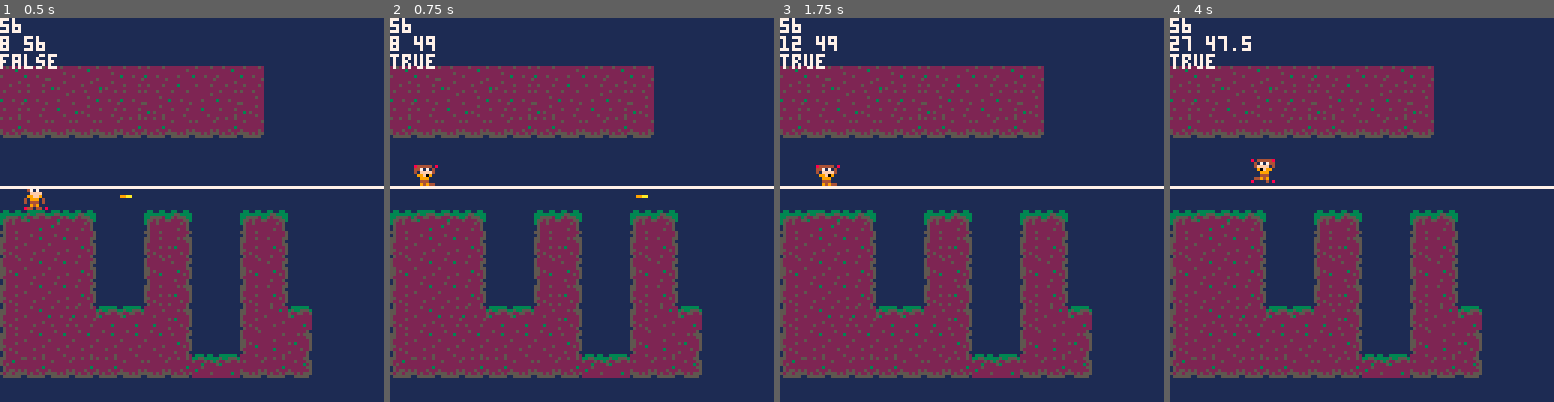
Above: before the commit, frames 1-4 (left to right).
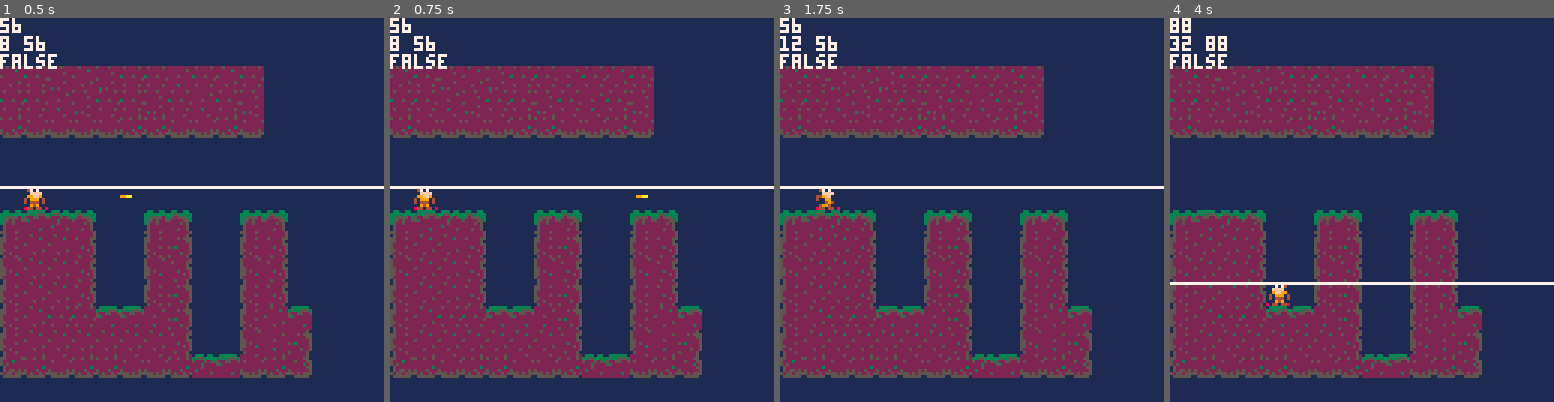
Above: after the commit, the same moments.

Repository: RicoP/picowiese
Game: PICO-8 cartridge mmm.p8
Two runs of this game, one before a commit and one after it. Both use one fixed random seed, a clock stepped at 60 frames per second and the inputs below.
Inputs:
- Up to frame 1 (0.5 s): tap X (X key) at 0.33 s
- Up to frame 2 (0.75 s): tap O (Z key) at 0.7 s
- Up to frame 3 (1.75 s): tap X (X key) at 1.07 s; hold Right from 1.6 s (still down); tap O (Z key) at 1.7 s
- Up to frame 4 (4 s): tap X (X key) at 1.85, 2.97 s; release Right at 2.1 s; tap O (Z key) every 0.4 s from 2.1 to 3.7 s; hold Up 2.15-2.42 s; hold Right 2.47-3.03 s; hold Left 3.08-3.58 s; hold Down 3.63-3.97 s

Frame 1 is identical in both runs. In frame 2, 0.6% of the frame differs, in the area x 0-15%, y 4-50%; in frame 3, 0.6%; in frame 4, 2.4%, in the area x 0-100%, y 0-75%.

Commit message:
Mon Jun 17 21:38:49 CEST 2019

Diff:
--- a/mmm.p8
+++ b/mmm.p8
@@ -121,10 +121,19 @@
 -- movement functions
 
 function apply_hero_falling()
+ p.y += p.jumpvel
+
  if p.y < p.groundlevel then
-  p.y += p.jumpvel
+  p.jumpvel += 0.5
  else
+  p.jumpvel = 0
   p.y = p.groundlevel
+ end
+end
+
+function apply_hero_jumping2()
+ if btnd(🅾️) and y == p.groundlevel then
+  jumpvel = p_jumpstrength
  end
 end
 
@@ -184,7 +193,9 @@
  end
 
  local oldx = p.x
- apply_hero_jumping()
+ apply_hero_falling()
+ apply_hero_jumping2()
+ --apply_hero_jumping()
  apply_hero_movement()
  if oldx == p.x then
   p.state = p_state_stand
